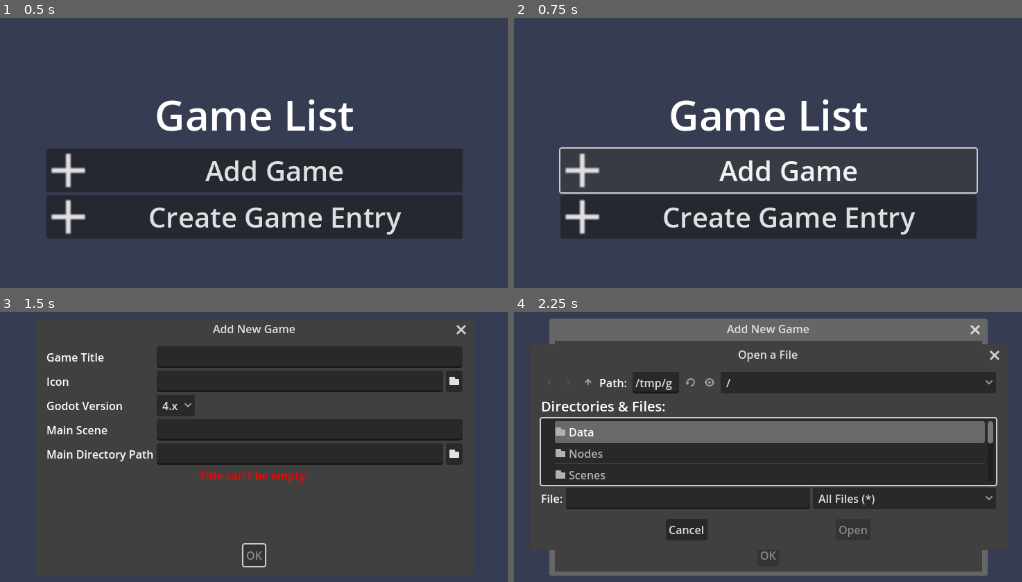
Above: before the commit, frames 1-4 (two rows, left to right).
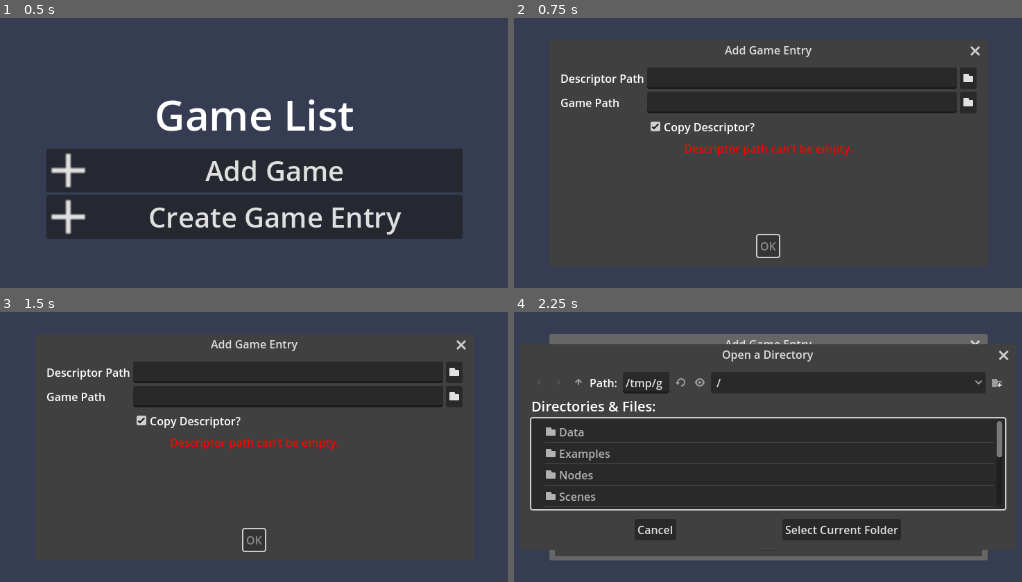
Above: after the commit, the same moments.

Repository: KoBeWi/Godot-Universal-Mod-Manager
Game: Godot game, scene res://Scenes/Main.tscn
Two runs of this game, one before a commit and one after it. Both use one fixed random seed, a clock stepped at 60 frames per second and the inputs below.
Inputs (mouse positions are in pixels of both pictures, inside the frame that each line leads up to):
- Up to frame 1 (0.5 s): no input
- Up to frame 2 (0.75 s): click "Add Game" at 0.5 s
- Up to frame 3 (1.5 s): click "Create Game Entry" at 1.25 s
- Up to frame 4 (2.25 s): click (966, 382) at 2.02 s

Frame 1 is identical in both runs. In frame 2, 29% of the frame differs, in the area x 8-92%, y 10-89%; in frame 3, 5.8%; in frame 4, 21%.

Commit message:
Add mod import; add example mod data

Diff:
--- a/Data/GameDescriptor.gd
+++ b/Data/GameDescriptor.gd
@@ -1,4 +1,5 @@
 extends RefCounted
+class_name GameDescriptor
 
 var title: String
 var godot_version: String
--- a/Data/ModDescriptor.gd
+++ b/Data/ModDescriptor.gd
@@ -1,4 +1,5 @@
 extends RefCounted
+class_name ModDescriptor
 
 var game: String
 var name: String
--- /dev/null
+++ b/Examples/Lumencraft/Lumencraft/game.cfg
@@ -0,0 +1,5 @@
+[Godot Game]
+
+title="Lumencraft"
+godot_version="3.x"
+main_scene="res://Scenes/FakeSplashScreen.tscn"
--- a/Nodes/GameEntry.gd
+++ b/Nodes/GameEntry.gd
@@ -2,10 +2,10 @@
 
 @onready var button: Button = $Button
 
-var entry: RefCounted
+var entry: GameDescriptor
 
 func set_game(entry_path: String):
-	entry = preload("res://Data/GameDescriptor.gd").new()
+	entry = GameDescriptor.new()
 	entry.load_data(entry_path)
 
 	%Title.text = entry.title
--- /dev/null
+++ b/Nodes/PathEdit.gd
@@ -0,0 +1,35 @@
+extends HBoxContainer
+
+@onready var line_edit: LineEdit = $LineEdit
+@onready var file_dialog: FileDialog = $FileDialog
+
+@export_enum("Folder", "File") var mode: int
+
+var text: String:
+	set(v):
+		line_edit.text = v
+	get:
+		return line_edit.text
+
+signal text_changed
+
+func _ready() -> void:
+	if mode == 0:
+		file_dialog.file_mode = FileDialog.FILE_MODE_OPEN_DIR
+		file_dialog.dir_selected.connect(dialog_select)
+	elif mode == 1:
+		file_dialog.file_mode = FileDialog.FILE_MODE_OPEN_FILE
+		file_dialog.file_selected.connect(dialog_select)
+
+func line_edit_text_changed():
+	text_changed.emit()
+
+func browse() -> void:
+	file_dialog.popup_centered_ratio(0.4)
+
+func dialog_select(path: String):
+	line_edit.text = path
+	text_changed.emit()
+
+func clear():
+	line_edit.clear()
--- /dev/null
+++ b/Nodes/PathEdit.tscn
@@ -0,0 +1,26 @@
+[gd_scene load_steps=3 format=3 uid="uid://o4ix83ajmoe2"]
+
+[ext_resource type="Texture2D" uid="uid://cgdl6ls80n328" path="res://Textures/Folder.svg" id="1_0prn2"]
+[ext_resource type="Script" path="res://Nodes/PathEdit.gd" id="1_4nfpy"]
+
+[node name="PathEdit" type="HBoxContainer"]
+script = ExtResource("1_4nfpy")
+
+[node name="LineEdit" type="LineEdit" parent="."]
+layout_mode = 2
+size_flags_horizontal = 3
+
+[node name="Button" type="Button" parent="."]
+layout_mode = 2
+icon = ExtResource("1_0prn2")
+
+[node name="FileDialog" type="FileDialog" parent="."]
+title = "Open a Directory"
+size = Vector2i(452, 162)
+exclusive = false
+ok_button_text = "Wybierz bieżący katalog"
+file_mode = 2
+access = 2
+
+[connection signal="text_changed" from="LineEdit" to="." method="line_edit_text_changed" unbinds=1]
+[connection signal="pressed" from="Button" to="." method="browse"]
--- a/Scenes/Main.gd
+++ b/Scenes/Main.gd
@@ -3,11 +3,62 @@
 enum {DIRECTORY_CREATE_GAME, DIRECTORY_ADD_GAME, DIRECTORY_ADD_DESCRIPTIOR}
 var directory_mode: int = -1
 
-var icon_formats := ["png", "jpg"]
+var icon_formats: PackedStringArray = ["png", "jpg"]
 
 func _ready() -> void:
 	for game in Registry.games:
 		add_game_entry(game)
+
+func on_add_game_entry() -> void:
+	%ImportPath.clear()
+	%ImportGame.clear()
+	%CopyLocal.button_pressed = true
+	validate_add()
+
+	$AddGame.reset_size()
+	$AddGame.popup_centered()
+
+func validate_add() -> void:
+	if %ImportPath.text.is_empty():
+		set_add_error("Descriptor path can't be empty.")
+		return
+
+	if not FileAccess.file_exists(%ImportPath.text.path_join("game.cfg")):
+		set_add_error("Descriptor directory invalid. Missing \"game.cfg\".")
+		return
+
+	if %ImportGame.text.is_empty():
+		set_add_error("Game directory name can't be empty.")
+		return
+
+	if DirAccess.get_files_at(%ImportGame.text).is_empty():
+		set_add_error("The provided directory does not contain any files.")
+		return
+
+	set_add_error("")
+
+func set_add_error(error: String):
+	%AddError.text = error
+	$AddGame.get_ok_button().disabled = not error.is_empty()
+
+func import_game_entry() -> void:
+	var entry_folder: String = %ImportPath.text.simplify_path()
+
+	if %CopyLocal.button_pressed:
+		var entry := GameDescriptor.new()
+		entry.load_data(entry_folder)
+
+		var new_folder: String = "user://Games/" + %CreateTitle.text.validate_filename()
+		DirAccess.make_dir_recursive_absolute(new_folder)
+		DirAccess.copy_absolute(entry_folder.path_join("game.cfg"), new_folder.path_join("game.cfg"))
+		DirAccess.copy_absolute(entry_folder.path_join("icon.png"), new_folder.path_join("icon.png"))
+
+		entry_folder = new_folder
+
+	var entry_data := {entry_path = entry_folder, game_path = %ImportGame.text.simplify_path()}
+	Registry.games.append(entry_data)
+	Registry.save_game_entry_list()
+	add_game_entry(entry_data)
 
 func on_create_game_entry() -> void:
 	%CreateTitle.clear()
@@ -20,12 +71,12 @@
 func validate_create() -> void:
 	if %CreateTitle.text.is_empty():
 		set_create_error("Title can't be empty.")
-		## TODO: czy unikalne?
+		## TODO: unikalne
 		return
 
 	if not %CreateIcon.text.is_empty():
 		if not %CreateIcon.text.get_extension() in icon_formats:
-			set_create_error("Icon format invalid. Supported extensions: %s" % icon_formats)
+			set_create_error("Icon format invalid. Supported extensions: %s" % ", ".join(icon_formats))
 			return
 
 		if not FileAccess.file_exists(%CreateIcon.text):
@@ -41,7 +92,7 @@
 		return
 
 	if %CreateDirectory.text.is_empty():
-		set_create_error("Game directory can't be empty.")
+		set_create_error("Game directory name can't be empty.")
 		return
 
 	if DirAccess.get_files_at(%CreateDirectory.text).is_empty():
@@ -54,25 +105,8 @@
 	%CreateError.text = error
 	$CreateGame.get_ok_button().disabled = not error.is_empty()
 
-func create_pick_icon() -> void:
-	$FileDialog.file_mode = FileDialog.FILE_MODE_OPEN_FILE
-	$FileDialog.popup_centered_ratio(0.4)
-
-func create_pick_directory() -> void:
-	directory_mode = DIRECTORY_CREATE_GAME
-	$FileDialog.file_mode = FileDialog.FILE_MODE_OPEN_DIR
-	$FileDialog.popup_centered_ratio(0.4)
-
-func on_directory_selected(dir: String) -> void:
-	match directory_mode:
-		DIRECTORY_CREATE_GAME:
-			set_text(%CreateDirectory, dir)
-
-func on_file_selected(path: String) -> void:
-	set_text(%CreateIcon, path)
-
 func create_game_entry() -> void:
-	var entry := preload("res://Data/GameDescriptor.gd").new()
+	var entry := GameDescriptor.new()
 	entry.title = %CreateTitle.text
 	entry.godot_version = %CreateVersion.get_item_text(%CreateVersion.selected)
 	entry.main_scene = %CreateScene.text
@@ -86,7 +120,7 @@
 		image.resize(80, 80, Image.INTERPOLATE_LANCZOS)
 		image.save_png(entry_path.path_join("icon.png"))
 
-	var entry_data := {entry_path = entry_path, game_path = %CreateDirectory.text}
+	var entry_data := {entry_path = entry_path, game_path = %CreateDirectory.text.simplify_path()}
 	Registry.games.append(entry_data)
 	Registry.save_game_entry_list()
 	add_game_entry(entry_data)
--- a/Scenes/Main.tscn
+++ b/Scenes/Main.tscn
@@ -2,7 +2,7 @@
 
 [ext_resource type="Script" path="res://Scenes/Main.gd" id="1_tstig"]
 [ext_resource type="Texture2D" uid="uid://s0pfm6agi7gy" path="res://Textures/Add.svg" id="1_ypae8"]
-[ext_resource type="Texture2D" uid="uid://cgdl6ls80n328" path="res://Textures/Folder.svg" id="3_76pst"]
+[ext_resource type="PackedScene" uid="uid://o4ix83ajmoe2" path="res://Nodes/PathEdit.tscn" id="4_w173i"]
 
 [node name="Main" type="VBoxContainer"]
 anchors_preset = 15
@@ -45,8 +45,57 @@
 icon = ExtResource("1_ypae8")
 expand_icon = true
 
+[node name="AddGame" type="AcceptDialog" parent="."]
+unique_name_in_owner = true
+title = "Add Game Entry"
+size = Vector2i(616, 180)
+
+[node name="VBoxContainer2" type="VBoxContainer" parent="AddGame"]
+offset_left = 8.0
+offset_top = 8.0
+offset_right = 608.0
+offset_bottom = 131.0
+
+[node name="VBoxContainer" type="GridContainer" parent="AddGame/VBoxContainer2"]
+custom_minimum_size = Vector2(600, 0)
+layout_mode = 2
+columns = 2
+
+[node name="Label" type="Label" parent="AddGame/VBoxContainer2/VBoxContainer"]
+layout_mode = 2
+text = "Descriptor Path"
+
+[node name="ImportPath" parent="AddGame/VBoxContainer2/VBoxContainer" instance=ExtResource("4_w173i")]
+unique_name_in_owner = true
+layout_mode = 2
+size_flags_horizontal = 3
+
+[node name="Label5" type="Label" parent="AddGame/VBoxContainer2/VBoxContainer"]
+layout_mode = 2
+text = "Game Path"
+
+[node name="ImportGame" parent="AddGame/VBoxContainer2/VBoxContainer" instance=ExtResource("4_w173i")]
+unique_name_in_owner = true
+layout_mode = 2
+
+[node name="Control" type="Control" parent="AddGame/VBoxContainer2/VBoxContainer"]
+layout_mode = 2
+
+[node name="CopyLocal" type="CheckBox" parent="AddGame/VBoxContainer2/VBoxContainer"]
+unique_name_in_owner = true
+layout_mode = 2
+size_flags_horizontal = 0
+text = "Copy Descriptor?"
+
+[node name="AddError" type="Label" parent="AddGame/VBoxContainer2"]
+unique_name_in_owner = true
+layout_mode = 2
+theme_override_colors/font_color = Color(1, 0, 0, 1)
+horizontal_alignment = 1
+autowrap_mode = 2
+
 [node name="CreateGame" type="AcceptDialog" parent="."]
-title = "Add New Game"
+title = "Create Game Entry"
 size = Vector2i(616, 357)
 
 [node name="VBoxContainer2" type="VBoxContainer" parent="CreateGame"]
@@ -73,17 +122,10 @@
 layout_mode = 2
 text = "Icon"
 
-[node name="HBoxContainer2" type="HBoxContainer" parent="CreateGame/VBoxContainer2/VBoxContainer"]
-layout_mode = 2
-
-[node name="CreateIcon" type="LineEdit" parent="CreateGame/VBoxContainer2/VBoxContainer/HBoxContainer2"]
+[node name="CreateIcon" parent="CreateGame/VBoxContainer2/VBoxContainer" instance=ExtResource("4_w173i")]
 unique_name_in_owner = true
 layout_mode = 2
-size_flags_horizontal = 3
-
-[node name="Button" type="Button" parent="CreateGame/VBoxContainer2/VBoxContainer/HBoxContainer2"]
-layout_mode = 2
-icon = ExtResource("3_76pst")
+mode = 1
 
 [node name="Label2" type="Label" parent="CreateGame/VBoxContainer2/VBoxContainer"]
 layout_mode = 2
@@ -115,17 +157,9 @@
 layout_mode = 2
 text = "Main Directory Path"
 
-[node name="HBoxContainer" type="HBoxContainer" parent="CreateGame/VBoxContainer2/VBoxContainer"]
-layout_mode = 2
-
-[node name="CreateDirectory" type="LineEdit" parent="CreateGame/VBoxContainer2/VBoxContainer/HBoxContainer"]
+[node name="CreateDirectory" parent="CreateGame/VBoxContainer2/VBoxContainer" instance=ExtResource("4_w173i")]
 unique_name_in_owner = true
 layout_mode = 2
-size_flags_horizontal = 3
-
-[node name="Button" type="Button" parent="CreateGame/VBoxContainer2/VBoxContainer/HBoxContainer"]
-layout_mode = 2
-icon = ExtResource("3_76pst")
 
 [node name="CreateError" type="Label" parent="CreateGame/VBoxContainer2"]
 unique_name_in_owner = true
@@ -134,21 +168,13 @@
 horizontal_alignment = 1
 autowrap_mode = 2
 
-[node name="FileDialog" type="FileDialog" parent="."]
-title = "Open a Directory"
-size = Vector2i(452, 162)
-exclusive = false
-ok_button_text = "Select Current Folder"
-file_mode = 2
-access = 2
-
+[connection signal="pressed" from="VBoxContainer/Button" to="." method="on_add_game_entry"]
 [connection signal="pressed" from="VBoxContainer/Button2" to="." method="on_create_game_entry"]
+[connection signal="confirmed" from="AddGame" to="." method="import_game_entry"]
+[connection signal="text_changed" from="AddGame/VBoxContainer2/VBoxContainer/ImportPath" to="." method="validate_add"]
+[connection signal="text_changed" from="AddGame/VBoxContainer2/VBoxContainer/ImportGame" to="." method="validate_add"]
 [connection signal="confirmed" from="CreateGame" to="." method="create_game_entry"]
 [connection signal="text_changed" from="CreateGame/VBoxContainer2/VBoxContainer/CreateTitle" to="." method="validate_create" unbinds=1]
-[connection signal="text_changed" from="CreateGame/VBoxContainer2/VBoxContainer/HBoxContainer2/CreateIcon" to="." method="validate_create" unbinds=1]
-[connection signal="pressed" from="CreateGame/VBoxContainer2/VBoxContainer/HBoxContainer2/Button" to="." method="create_pick_icon"]
+[connection signal="text_changed" from="CreateGame/VBoxContainer2/VBoxContainer/CreateIcon" to="." method="validate_create"]
 [connection signal="text_changed" from="CreateGame/VBoxContainer2/VBoxContainer/CreateScene" to="." method="validate_create" unbinds=1]
-[connection signal="text_changed" from="CreateGame/VBoxContainer2/VBoxContainer/HBoxContainer/CreateDirectory" to="." method="validate_create" unbinds=1]
-[connection signal="pressed" from="CreateGame/VBoxContainer2/VBoxContainer/HBoxContainer/Button" to="." method="create_pick_directory"]
-[connection signal="dir_selected" from="FileDialog" to="." method="on_directory_selected"]
-[connection signal="file_selected" from="FileDialog" to="." method="on_file_selected"]
+[connection signal="text_changed" from="CreateGame/VBoxContainer2/VBoxContainer/CreateDirectory" to="." method="validate_create"]
Not shown, added: Examples/.gdignore
Binary file added: Examples/Lumencraft/CrimsonScout/Textures/Carry_small_shadow.png
Binary file added: Examples/Lumencraft/CrimsonScout/Textures/Death_small.png
Binary file added: Examples/Lumencraft/CrimsonScout/Textures/Hold_1h_small_shadow.png
Binary file added: Examples/Lumencraft/CrimsonScout/Textures/Hold_2h_2_small_shadow.png
Binary file added: Examples/Lumencraft/CrimsonScout/Textures/Hold_2h_small_shadow.png
Binary file added: Examples/Lumencraft/CrimsonScout/Textures/Hold_heavy_small_shadow.png
Binary file added: Examples/Lumencraft/CrimsonScout/Textures/Idle_small_shadow.png
Binary file added: Examples/Lumencraft/CrimsonScout/Textures/Legs_shadow.png
Binary file added: Examples/Lumencraft/CrimsonScout/Textures/Recoil_1h.png
Binary file added: Examples/Lumencraft/CrimsonScout/Textures/Recoil_2h.png
Binary file added: Examples/Lumencraft/CrimsonScout/Textures/Slide_Forward_small_shadow.png
(and 5 more such lines)
